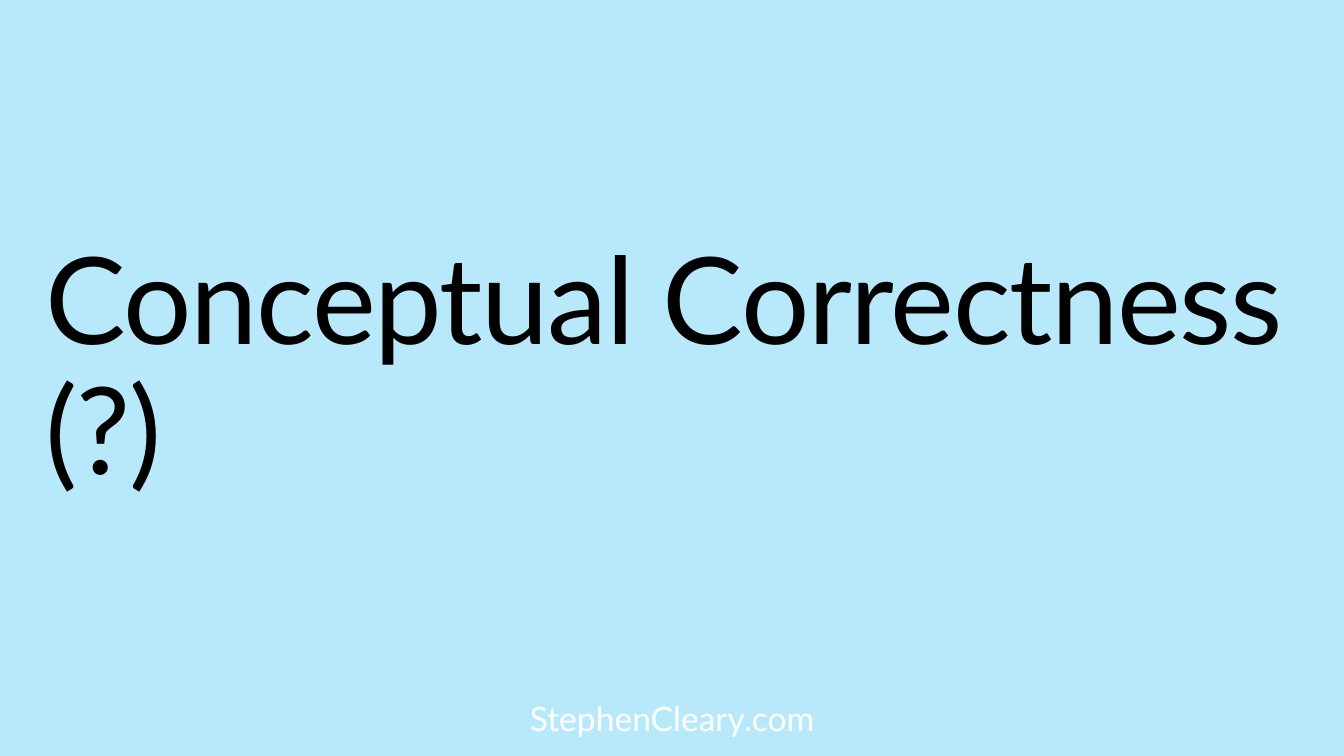
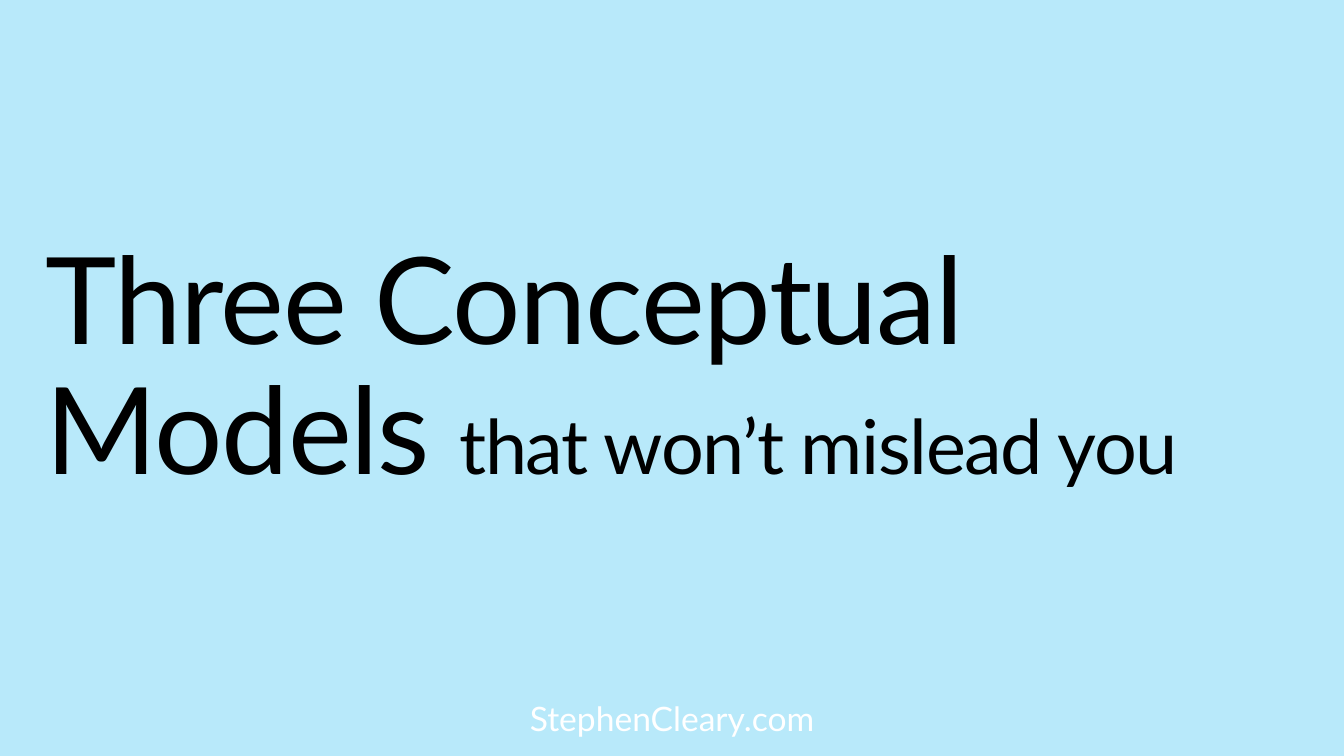
Before and after one commit to StephenCleary/Presentations, a slide deck: slide 13 of Async Pitfalls/Async Pitfalls.pptx (slide 10 before the commit). Drawn at 1344x756 pixels with LibreOffice and Linux fonts; fonts in the diff are those of the drawing; background and template pictures are left out. Boxes give left, top, right and bottom in pixels: in the first picture for what was removed or moved away, otherwise in the second. Text is boxed around its words. In the diff, an @@ line names an element or a change of style, - is before the commit and + after.

```diff
--- a/Async Pitfalls/Async Pitfalls.pptx
+++ b/Async Pitfalls/Async Pitfalls.pptx
@@ title at <box>46,255,1178,487</box>: text changed @@
-Conceptual Correctness (?)
+Three Conceptual Models that won’t mislead you
```
Also in this commit, not shown: 5 other slides changed, 8 slides added, 3 slides removed, 1 other file.
